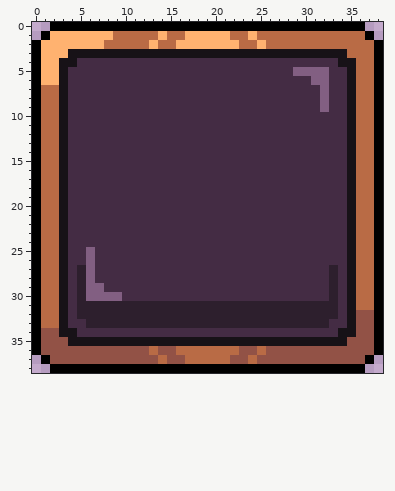
Two versions of one pixel-art file, packages/client/src/assets/ui{m}/button.aseprite. This is how it looked before the edit.
39x39 pixels, 1 frame.
And afterwards:
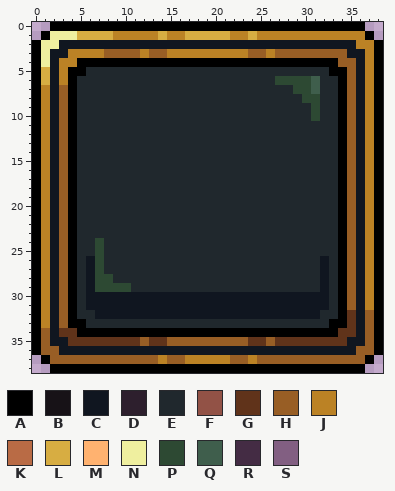
Palette (. is transparent): A #000000  B #171217  C #101620  D #2d1f2d  E #20282d  F #925246  G #60331a  H #985e25  J #bb8225  K #b96b45  L #d7ad42  M #ffb270  N #efef9f  P #2d4933  Q #3f5e4c  R #442c44  S #825f82
From old to new:
Changed rows in their new state; - is an unchanged pixel.
Layer "Layer 1":
first column x 1:
 1 -NNNLLLLJJJJJLJJLLLLLJJLJJJJJJJJJJJJ-
 2 NNCCCCCCCCCCCCCCCCCCCCCCCCCCCCCCCCCJJ
 3 NCCJJJJHHHHJHHJJJJJJJJJHHJHHHHHHHHCCJ
 4 NCJJAAAAAAAAAAAAAAAAAAAAAAAAAAAAAHHCJ
 5 LCJAAEEEEEEEEEEEEEEEEEEEEEEEEEEEAAHCJ
 6 LCJAEEEEEEEEEEEEEEEEEEEEEEPPPPQEEAHCJ
 7 JCHAEEEEEEEEEEEEEEEEEEEEEEEEPPQEEAHCJ
 8 JCHAEEEEEEEEEEEEEEEEEEEEEEEEEPPEEAHCJ
 9 JCHAEEEEEEEEEEEEEEEEEEEEEEEEEEPEEAHCJ
10 JCHAEEEEEEEEEEEEEEEEEEEEEEEEEEPEEAHCJ
11 JCHAEEEEEEEEEEEEEEEEEEEEEEEEEEEEEAHCJ
12 JCHAEEEEEEEEEEEEEEEEEEEEEEEEEEEEEAHCJ
13 JCHAEEEEEEEEEEEEEEEEEEEEEEEEEEEEEAHCJ
14 JCHAEEEEEEEEEEEEEEEEEEEEEEEEEEEEEAHCJ
15 JCHAEEEEEEEEEEEEEEEEEEEEEEEEEEEEEAHCJ
16 JCHAEEEEEEEEEEEEEEEEEEEEEEEEEEEEEAHCJ
17 JCHAEEEEEEEEEEEEEEEEEEEEEEEEEEEEEAHCJ
18 JCHAEEEEEEEEEEEEEEEEEEEEEEEEEEEEEAHCJ
19 JCHAEEEEEEEEEEEEEEEEEEEEEEEEEEEEEAHCJ
20 JCHAEEEEEEEEEEEEEEEEEEEEEEEEEEEEEAHCJ
21 JCHAEEEEEEEEEEEEEEEEEEEEEEEEEEEEEAHCJ
22 JCHAEEEEEEEEEEEEEEEEEEEEEEEEEEEEEAHCJ
23 JCHAEEEEEEEEEEEEEEEEEEEEEEEEEEEEEAHCJ
24 JCHAEEPEEEEEEEEEEEEEEEEEEEEEEEEEEAHCJ
25 JCHAEEPEEEEEEEEEEEEEEEEEEEEEEEEEEAHCJ
26 JCHAECPEEEEEEEEEEEEEEEEEEEEEEEECEAHCJ
27 JCHAECPEEEEEEEEEEEEEEEEEEEEEEEECEAHCJ
28 JCHAECPPEEEEEEEEEEEEEEEEEEEEEEECEAHCJ
29 JCHAECPPPPEEEEEEEEEEEEEEEEEEEEECEAHCJ
30 JCHAECCCCCCCCCCCCCCCCCCCCCCCCCCCEAHCJ
31 JCHAECCCCCCCCCCCCCCCCCCCCCCCCCCCEAHCJ
32 JCHAEECCCCCCCCCCCCCCCCCCCCCCCCCEEAGCH
33 JCHAAEEEEEEEEEEEEEEEEEEEEEEEEEEEAAGCH
34 HCGGAAAAAAAAAAAAAAAAAAAAAAAAAAAAAGGCH
35 HCCGGGGGGGGHGGHHHHHHHHHGGHGGGGGGGGCCH
36 HHCCCCCCCCCCCCCCCCCCCCCCCCCCCCCCCCCHH
37 -HHHHHHHHHHHHJHHJJJJJHHJHHHHHHHHHHHH-
